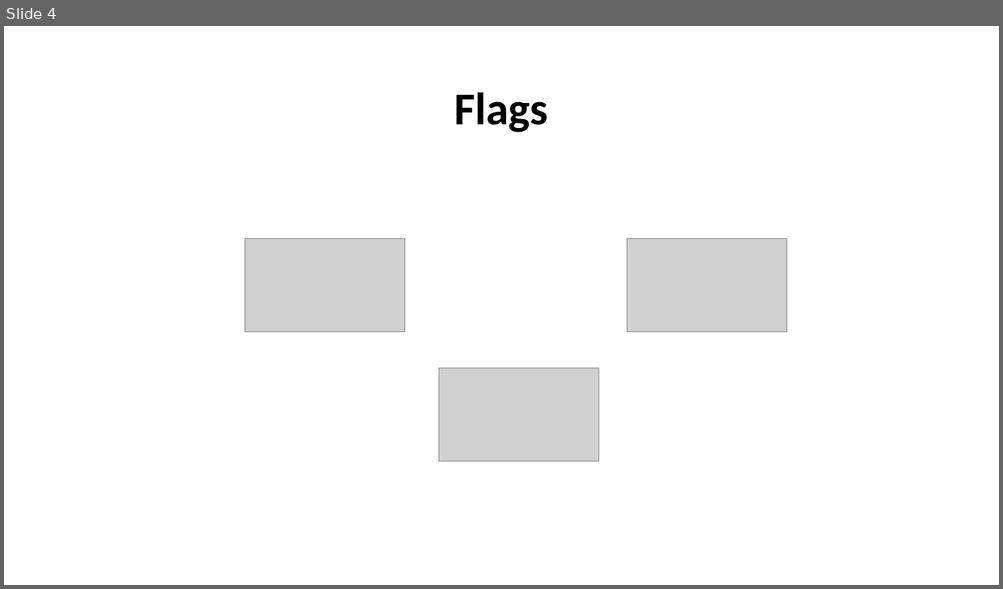
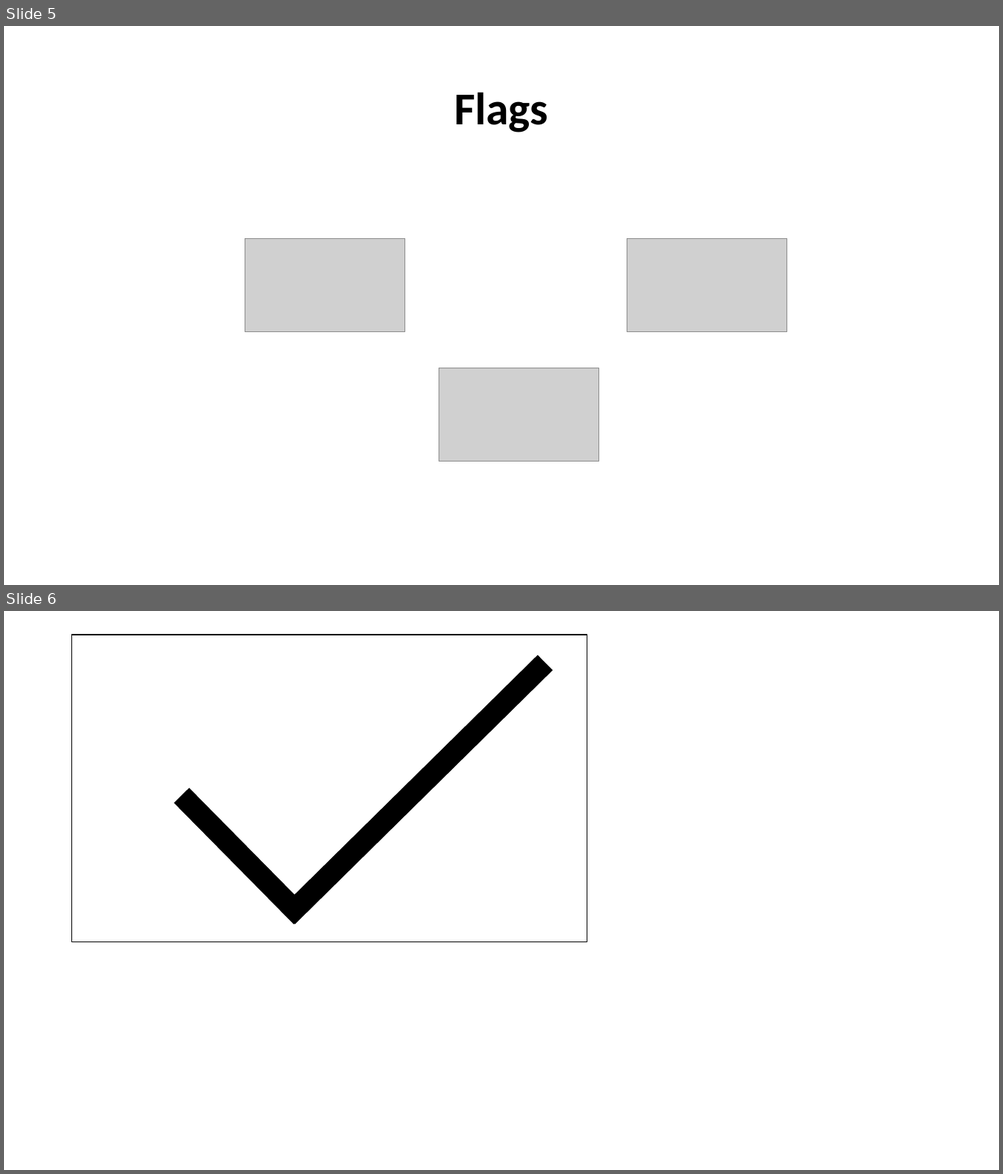
Before and after one commit to dan4am/urubugu, a slide deck: assets/buttons.pptx. Shown one above the other, each under a label of ours: slide 4 before the commit, slides 5 and 6 after it. The pictures are 1003x589 and 1003x1174 pixels, drawn with LibreOffice and Linux fonts; fonts in the diff are those of the drawing; grey boxes stand for pictures. Boxes give left, top, right and bottom in pixels: in the first picture for what was removed or moved away, otherwise in the second. Text is boxed around its words. In the diff, an @@ line names an element or a change of style, - is before the commit and + after.

```diff
--- a/assets/buttons.pptx
+++ b/assets/buttons.pptx
@@ slide 6 added at [4,611,999,1170], background #FFFFFF @@
@@ rectangle added at [71,635,586,943], outline #000000 0.75 pt @@
@@ rectangle added at [281,655,552,923], fill #000000, outline #000000 1 pt @@
@@ rectangle added at [175,789,308,923], fill #000000, outline #000000 1 pt @@
@@ what was slide 4 is now slide 5 @@
```
Also in this commit, not shown: 2 slides changed, 1 other slide added, 2 slides removed, 32 other files.
